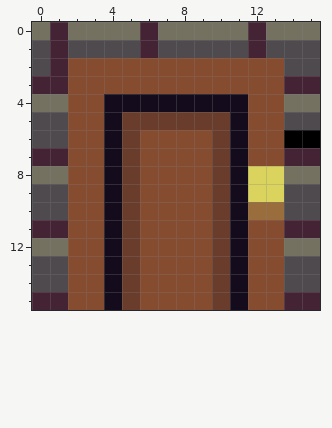
One commit to this pixel-art sprite: sprites/sprDoor/layers/c0ed06d3-2a8f-4582-9792-8ab0cd998700/0a4ddb60-1dd2-4ebd-96dd-26493f49d11b.png. Above is the file before it was changed.
The file is 16x16 pixels.
Once edited:
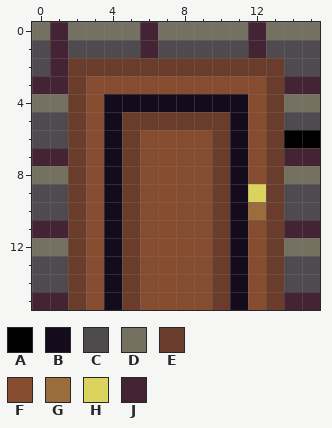
Palette (. is transparent): A #000000  B #140c1c  C #4e4a4e  D #757161  E #693c2b  F #854c30  G #9a6e3c  H #dad45e  J #442434
Difference:
Changed rows in their new state; - is an unchanged pixel.
first column x 2:
 2 EEEEEEEEEEEE
 3 E----------E
 4 E----------E
 5 E----------E
 6 E----------E
 7 E----------E
 8 E---------FE
 9 E----------E
10 E----------E
11 E----------E
12 E----------E
13 E----------E
14 E----------E
15 E----------E
Boxes around the changes in both pictures, in picture pixels (x1, y1, x2, y2):
changed: (68, 58, 284, 310)
